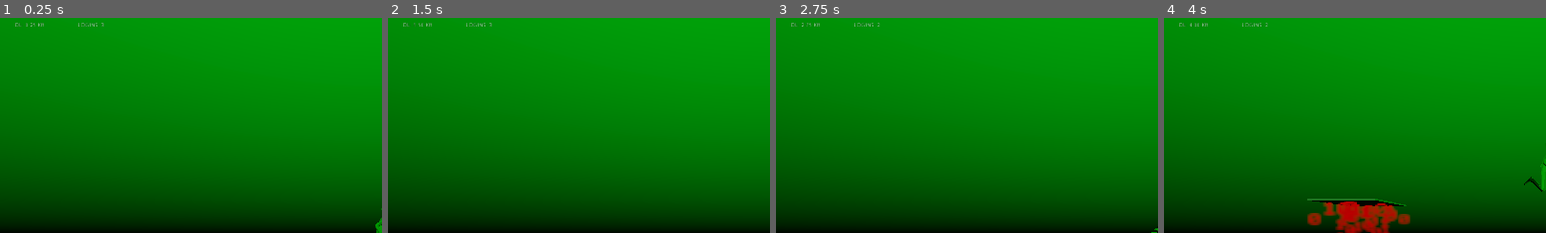
Above: before the commit, frames 1-4 (left to right).
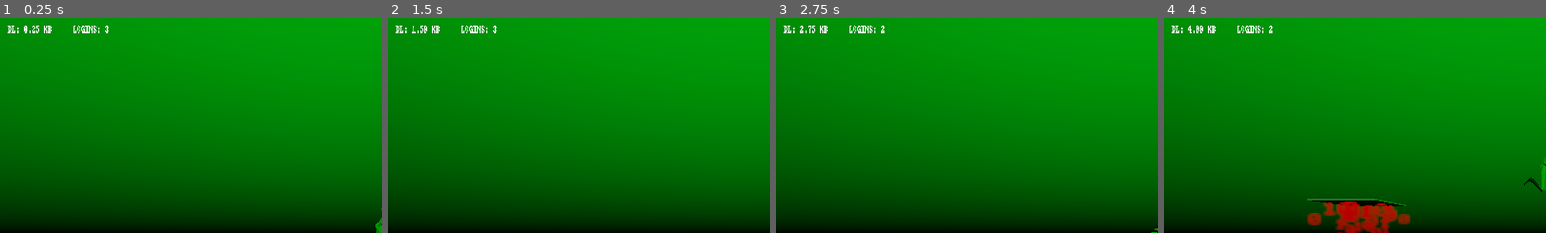
Above: after the commit, the same moments.

Repository: Inglo-Games/EndlessHacker
Game: Godot game, scene res://scenes/game_world.tscn
Same seed, same stepped clock (60 frames per second), same inputs: the game is played once before the commit and once after it.
Inputs (mouse positions are % of the whole screen's width and height, from its top left):
- Up to frame 1 (0.25 s): no input
- Up to frame 2 (1.5 s): move the mouse to (72, 45) at 0.52 s; tap S (slide) at 0.6 s; click (72, 45) at 0.67 s; tap Space (jump) at 0.77 s; drag from (30, 55) to (45, 70) at 1.27 s
- Up to frame 3 (2.75 s): move the mouse to (60, 28) at 2.02 s; tap S (slide) at 2.1 s; click (60, 28) at 2.17 s
- Up to frame 4 (4 s): drag from (45, 70) to (20, 35) at 2.77 s; move the mouse to (80, 65) at 3.52 s; tap S (slide) at 3.6 s; click (80, 65) at 3.67 s; tap Space (jump) at 3.77 s
The pictures show only the part of the screen within x 0-50%, y 0-50%; the shares and areas given below are measured in that part.

The runs differ from the first frame. In frame 1, 0.4% of the frame differs, in the area x 2-29%, y 2-8%; in frame 2, 0.4%; in frame 3, 0.4%; in frame 4, 0.4%.

Commit message:
Add November font and themes

Diff:
--- /dev/null
+++ b/game/assets/fonts/november_hud_font.tres
@@ -0,0 +1,7 @@
+[gd_resource type="DynamicFont" load_steps=2 format=2]
+
+[ext_resource path="res://assets/fonts/november.ttf" type="DynamicFontData" id=1]
+
+[resource]
+size = 20
+font_data = ExtResource( 1 )
--- /dev/null
+++ b/game/assets/fonts/november_minigame_font.tres
@@ -0,0 +1,7 @@
+[gd_resource type="DynamicFont" load_steps=2 format=2]
+
+[ext_resource path="res://assets/fonts/november.ttf" type="DynamicFontData" id=1]
+
+[resource]
+size = 11
+font_data = ExtResource( 1 )
--- a/game/scenes/gui.tscn
+++ b/game/scenes/gui.tscn
@@ -1,8 +1,10 @@
-[gd_scene load_steps=2 format=2]
+[gd_scene load_steps=3 format=2]
 
 [ext_resource path="res://scripts/gui.gd" type="Script" id=1]
+[ext_resource path="res://assets/gui.theme" type="Theme" id=2]
 
 [node name="gui" type="Control"]
+theme = ExtResource( 2 )
 script = ExtResource( 1 )
 __meta__ = {
 "_edit_use_anchors_": false
@@ -11,6 +13,7 @@
 [node name="hbox" type="HBoxContainer" parent="."]
 anchor_right = 1.0
 anchor_bottom = 1.0
+margin_top = 12.0
 margin_right = 304.0
 margin_bottom = 32.0
 alignment = 1
--- a/game/scenes/minigames/minigame_placeholder.tscn
+++ b/game/scenes/minigames/minigame_placeholder.tscn
@@ -1,6 +1,7 @@
-[gd_scene load_steps=2 format=2]
+[gd_scene load_steps=3 format=2]
 
 [ext_resource path="res://scripts/minigame.gd" type="Script" id=1]
+[ext_resource path="res://assets/minigame.theme" type="Theme" id=2]
 
 [node name="minigane_frame" type="Control"]
 anchor_right = 1.0
@@ -8,7 +9,11 @@
 margin_right = -1760.0
 margin_bottom = -960.0
 mouse_filter = 1
+theme = ExtResource( 2 )
 script = ExtResource( 1 )
+__meta__ = {
+"_edit_use_anchors_": false
+}
 
 [node name="vbox" type="VBoxContainer" parent="."]
 anchor_right = 1.0
@@ -19,26 +24,26 @@
 }
 
 [node name="Label" type="Label" parent="vbox"]
-margin_top = 17.0
+margin_top = 30.0
 margin_right = 160.0
-margin_bottom = 31.0
+margin_bottom = 42.0
 text = "Minigame Placeholder"
 align = 1
 
 [node name="win_btn" type="Button" parent="vbox"]
-margin_top = 35.0
+margin_top = 46.0
 margin_right = 160.0
-margin_bottom = 55.0
+margin_bottom = 58.0
 text = "Win Game"
 
 [node name="lose_btn" type="Button" parent="vbox"]
-margin_top = 59.0
+margin_top = 62.0
 margin_right = 160.0
-margin_bottom = 79.0
+margin_bottom = 74.0
 text = "Lose Game"
 
 [node name="skip_btn" type="Button" parent="vbox"]
-margin_top = 83.0
+margin_top = 78.0
 margin_right = 160.0
-margin_bottom = 103.0
+margin_bottom = 90.0
 text = "Use Cassette"
--- a/game/scenes/minigames/minigame_template.tscn
+++ b/game/scenes/minigames/minigame_template.tscn
@@ -1,6 +1,7 @@
-[gd_scene load_steps=2 format=2]
+[gd_scene load_steps=3 format=2]
 
 [ext_resource path="res://scripts/minigame.gd" type="Script" id=1]
+[ext_resource path="res://assets/minigame.theme" type="Theme" id=2]
 
 [node name="minigane_frame" type="Control"]
 anchor_right = 1.0
@@ -8,6 +9,7 @@
 margin_right = -1760.0
 margin_bottom = -960.0
 mouse_filter = 1
+theme = ExtResource( 2 )
 script = ExtResource( 1 )
 __meta__ = {
 "_edit_use_anchors_": false
Binary file added: game/assets/fonts/november.ttf
Binary file added: game/assets/gui.theme
Binary file added: game/assets/minigame.theme
